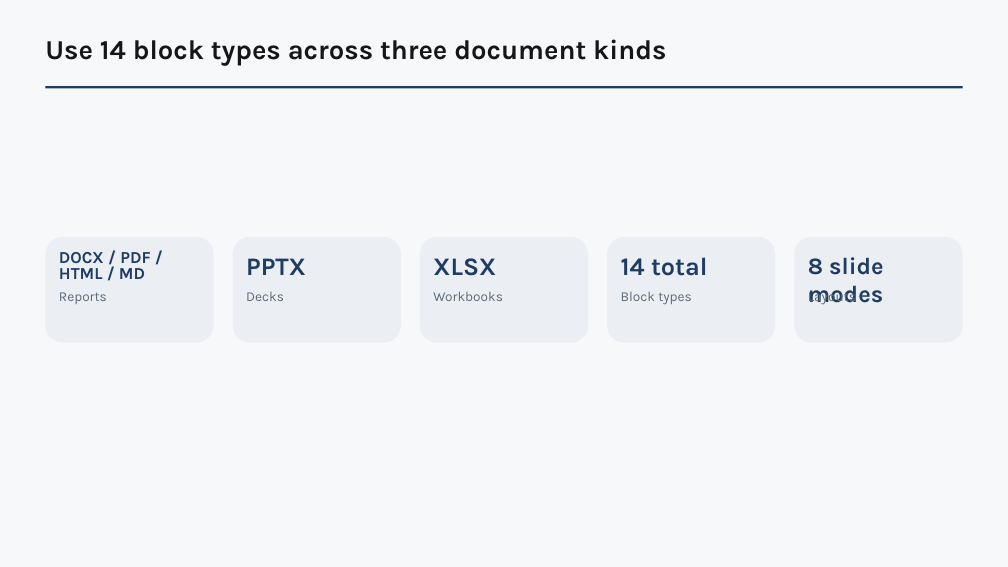
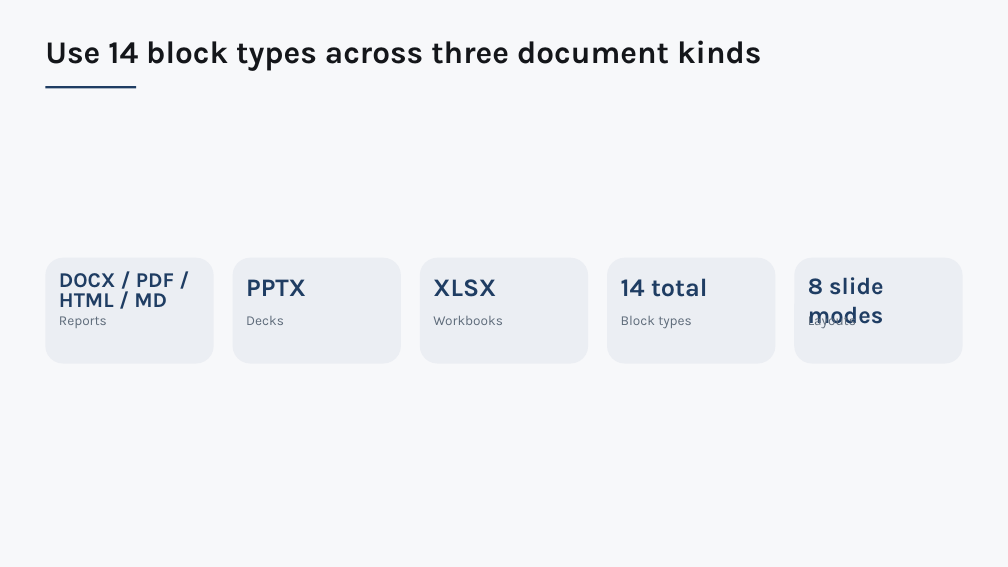
Before and after one commit to kirti34n/docloom, a slide deck: slide 4 of examples/dogfood/output/infographic.pptx. Drawn at 1008x567 pixels with LibreOffice and Linux fonts; fonts in the diff are those of the drawing. Boxes give left, top, right and bottom in pixels: in the first picture for what was removed or moved away, otherwise in the second. Text is boxed around its words. In the diff, an @@ line names an element or a change of style, - is before the commit and + after.

```diff
--- a/examples/dogfood/output/infographic.pptx
+++ b/examples/dogfood/output/infographic.pptx
@@ text "Use 14 block types across ..." at <box>45,40,761,71</box>: size 26 to 30 pt @@
@@ rectangle: place and size @@
-rectangle at <box>45,86,963,88</box>
+rectangle at <box>45,86,136,88</box>
@@ 5 rounded rectangles: place and size @@
-5 rounded rectangles at <box>45,237,963,343</box>
+5 rounded rectangles at <box>45,258,963,364</box>
@@ text "DOCX / PDF / HTML ...": place and size @@
-text "DOCX / PDF / HTML ..." at <box>59,252,150,279</box>
+text "DOCX / PDF / HTML ..." at <box>59,273,174,307</box>
@@ text "DOCX / PDF / HTML ..." at <box>59,273,174,307</box>: size 16 to 20 pt @@
@@ text "PPTX": place and size @@
-text "PPTX" at <box>246,258,306,275</box>
+text "PPTX" at <box>246,279,306,296</box>
@@ text "XLSX": place and size @@
-text "XLSX" at <box>433,258,496,276</box>
+text "XLSX" at <box>433,279,496,297</box>
@@ text "14 total": place and size @@
-text "14 total" at <box>621,257,708,276</box>
+text "14 total" at <box>621,278,708,297</box>
@@ text "8 slide modes" rewrapped from <box>808,257,883,304</box> to <box>808,277,883,328</box> @@
@@ 5 texts: place and size @@
-5 texts at <box>59,289,856,306</box>
+5 texts at <box>59,312,856,329</box>
```
Also in this commit, not shown: 8 other slides changed, 18 other files.
